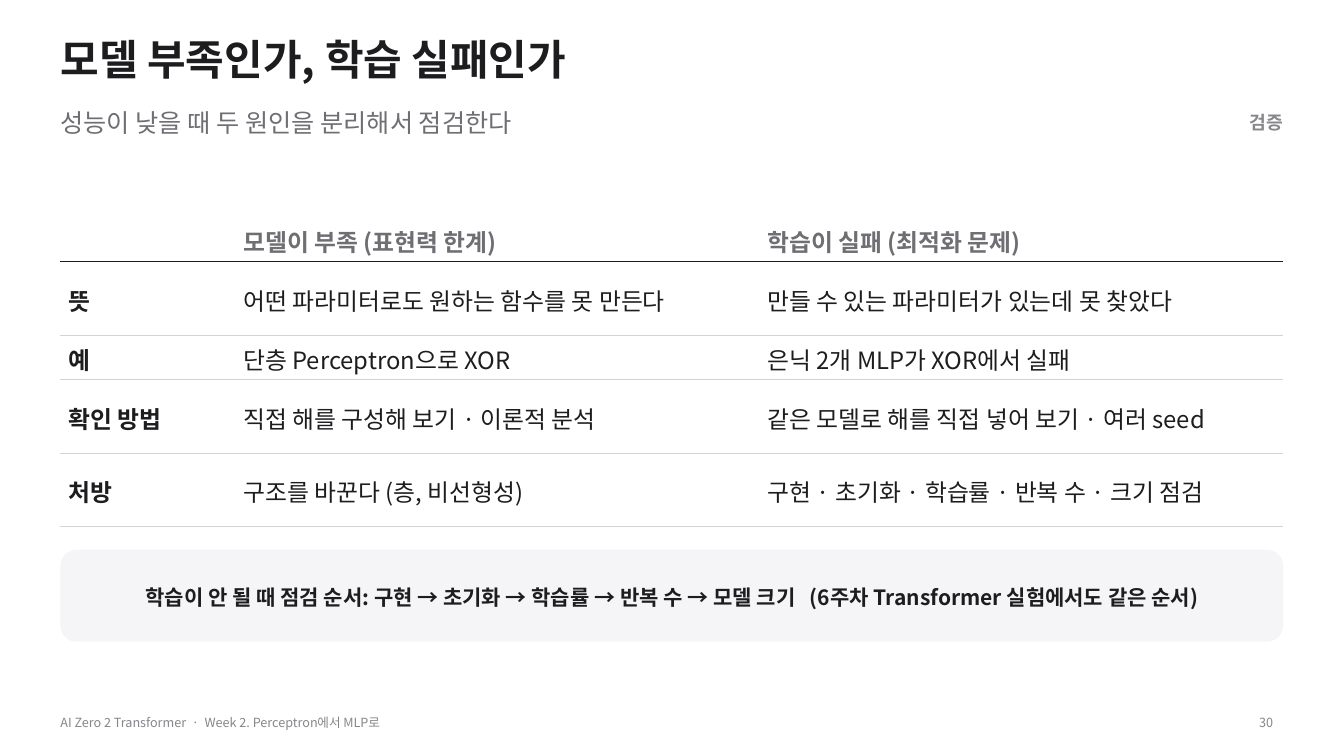
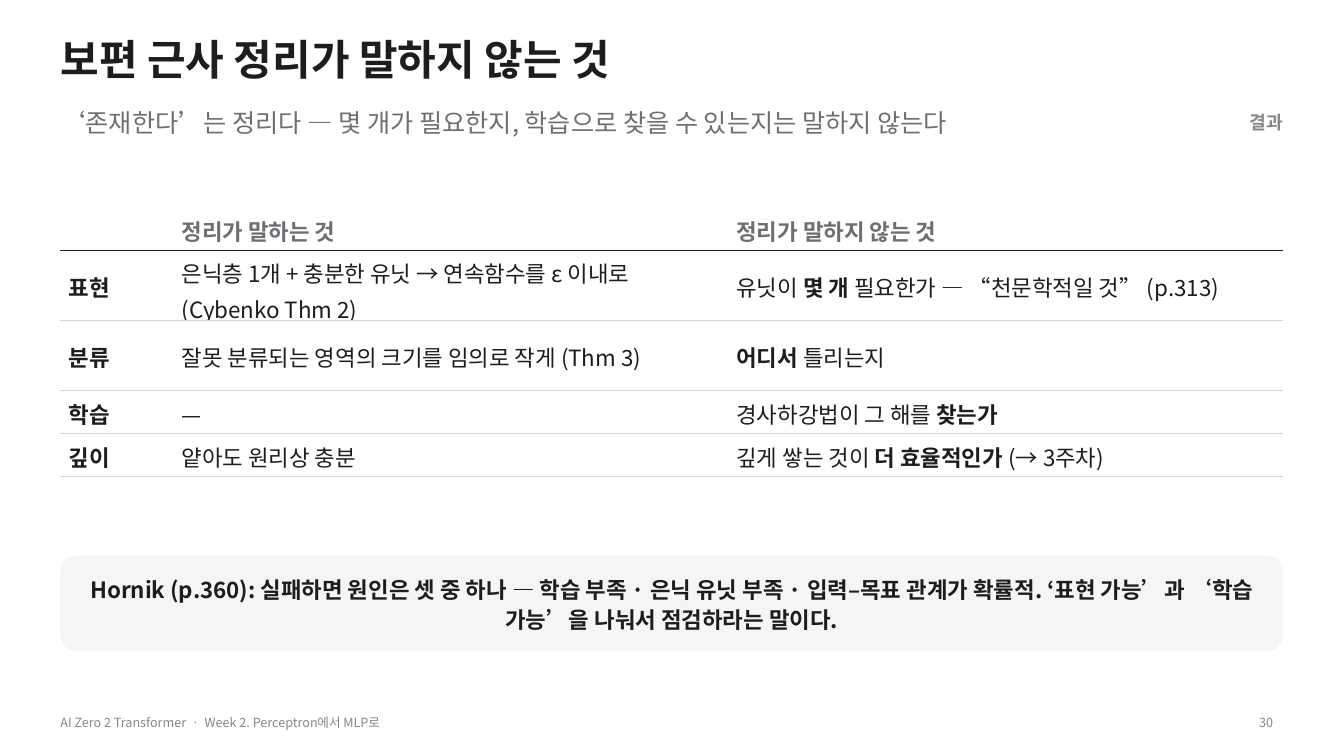
Before and after one commit to myunhh/AI-Zero-2-Transformers, a slide deck: slide 30 of lectures/week02_perceptron_to_mlp.pptx. Drawn at 1344x756 pixels with LibreOffice and Linux fonts; fonts in the diff are those of the drawing. Boxes give left, top, right and bottom in pixels: in the first picture for what was removed or moved away, otherwise in the second. Text is boxed around its words. In the diff, an @@ line names an element or a change of style, - is before the commit and + after.

```diff
--- a/lectures/week02_perceptron_to_mlp.pptx
+++ b/lectures/week02_perceptron_to_mlp.pptx
@@ title at [60, 39, 610, 79]: text changed @@
-모델 부족인가, 학습 실패인가
+보편 근사 정리가 말하지 않는 것
@@ text at [60, 111, 948, 137]: text changed @@
-성능이 낮을 때 두 원인을 분리해서 점검한다
+‘존재한다’는 정리다 — 몇 개가 필요한지, 학습으로 찾을 수 있는지는 말하지 않는다
@@ text at [1250, 114, 1283, 131]: text changed @@
-검증
+결과
@@ table at [60, 208, 1282, 477] @@
-row 1, column 2: 모델이 부족 (표현력 한계)
+row 1, column 2: 정리가 말하는 것
-row 1, column 3: 학습이 실패 (최적화 문제)
+row 1, column 3: 정리가 말하지 않는 것
-row 2: 뜻 | 어떤 파라미터로도 원하는 함수를 못 만든다 | 만들 수 있는 파라미터가 있는데 못 찾았다
+row 2: 표현 | 은닉층 1개 + 충분한 유닛 → 연속함수를 ε 이내로 (Cybenko Thm 2) | 유닛이 몇 개 필요한가 — “천문학적일 것” (p.313)
-row 3: 예 | 단층 Perceptron으로 XOR | 은닉 2개 MLP가 XOR에서 실패
+row 3: 분류 | 잘못 분류되는 영역의 크기를 임의로 작게 (Thm 3) | 어디서 틀리는지
-row 4: 확인 방법 | 직접 해를 구성해 보기 · 이론적 분석 | 같은 모델로 해를 직접 넣어 보기 · 여러 seed
+row 4: 학습 | — | 경사하강법이 그 해를 찾는가
-row 5: 처방 | 구조를 바꾼다 (층, 비선형성) | 구현 · 초기화 · 학습률 · 반복 수 · 크기 점검
+row 5: 깊이 | 얕아도 원리상 충분 | 깊게 쌓는 것이 더 효율적인가 (→ 3주차)
@@ table: place and size @@
-table at [60, 217, 1284, 526]
+table at [60, 208, 1282, 477]
@@ rounded rectangle "Hornik (p.360): 실패하면 원인은 셋 ...": place and size @@
-rounded rectangle "Hornik (p.360): 실패하면 원인은 셋 ..." at [60, 549, 1284, 641]
+rounded rectangle "Hornik (p.360): 실패하면 원인은 셋 ..." at [60, 556, 1284, 651]
@@ rounded rectangle "Hornik (p.360): 실패하면 원인은 셋 ..." at [60, 556, 1284, 651]: proportions changed @@
@@ text in rounded rectangle at [90, 579, 1253, 630]: text changed; size 15 to 16 pt @@
-학습이 안 될 때 점검 순서: 구현 → 초기화 → 학습률 → 반복 수 → 모델 크기 (6주차 Transformer 실험에서도 같은 순서)
+Hornik (p.360): 실패하면 원인은 셋 중 하나 — 학습 부족 · 은닉 유닛 부족 · 입력–목표 관계가 확률적. ‘표현 가능’과 ‘학습 가능’을 나눠서 점검하라는 말이다.
```
Also in this commit, not shown: 33 other slides changed, 22 slides added, 10 slides removed, 11 other files.
